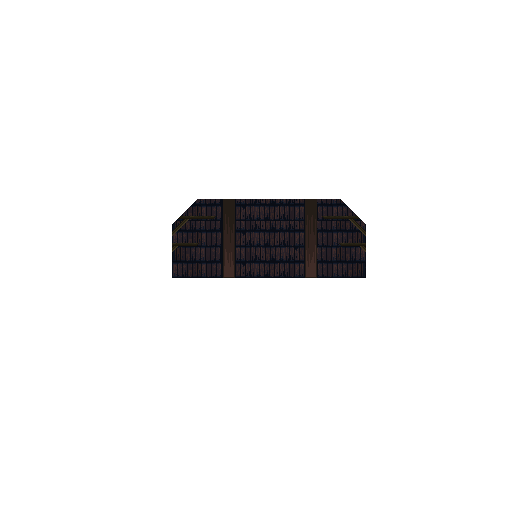
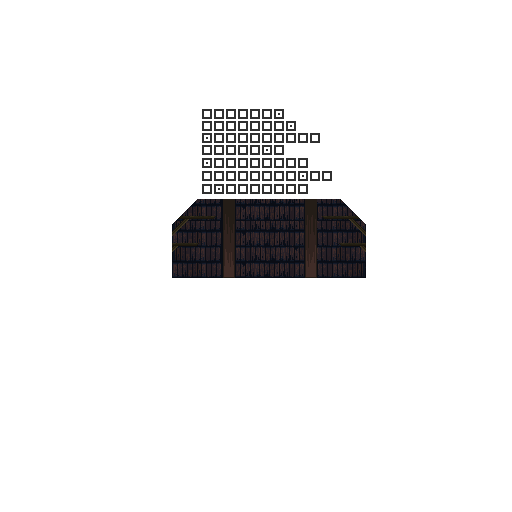
Before/after of a 512×512 layered artwork. What changed in the layer stack:
added layer "background_glyphs" above "Background2" over [202, 109, 332, 194]
